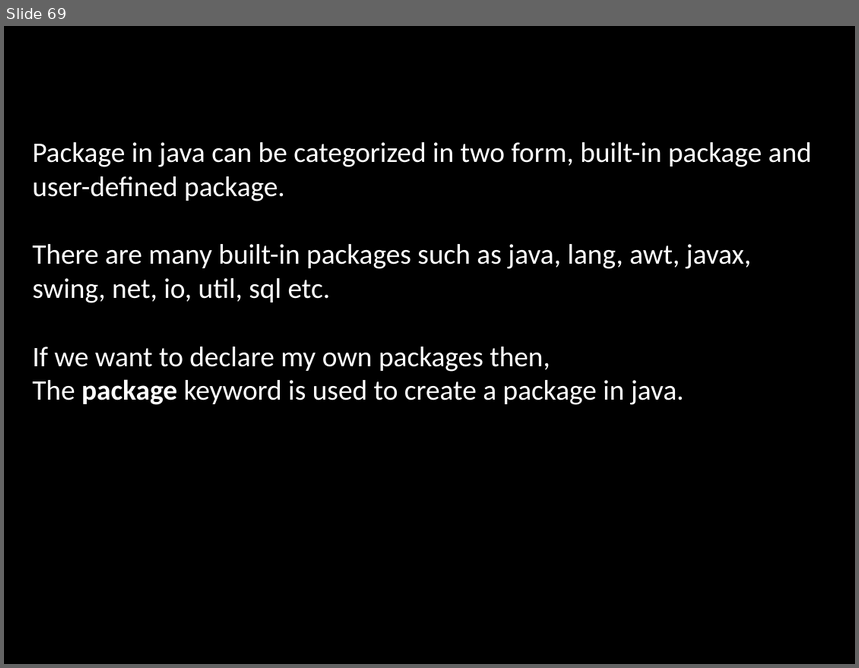
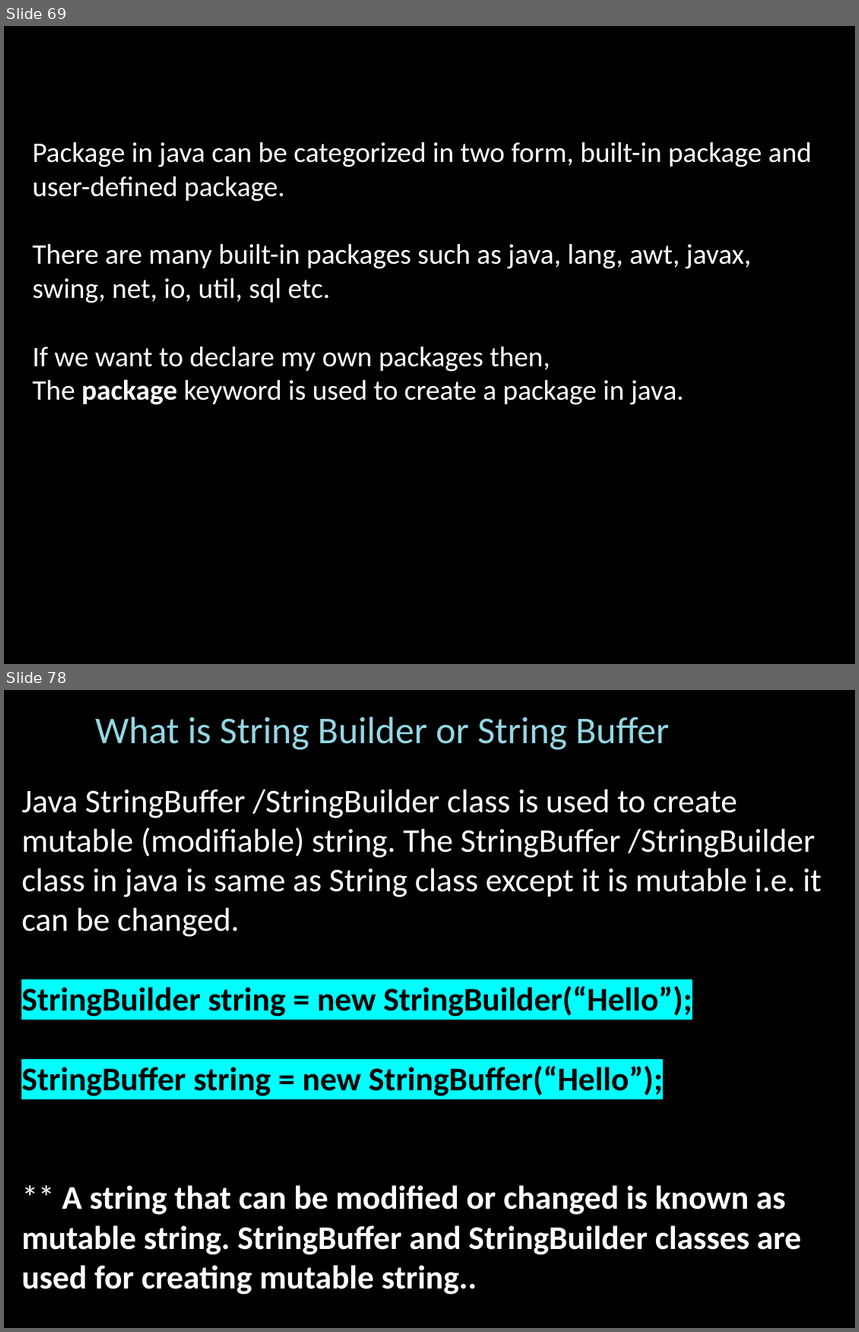
Before and after one commit to shubh1407/JavaTutorials, a slide deck: java_ppt.pptx. Shown one above the other, each under a label of ours: slide 69 before the commit, slides 69 and 78 after it; the slides between them are not shown. The pictures are 859x668 and 859x1332 pixels, drawn with LibreOffice and Linux fonts; fonts in the diff are those of the drawing; background and template pictures are left out. Boxes give left, top, right and bottom in pixels: in the first picture for what was removed or moved away, otherwise in the second. Text is boxed around its words. In the diff, an @@ line names an element or a change of style, - is before the commit and + after.

```diff
--- a/java_ppt.pptx
+++ b/java_ppt.pptx
@@ slide 78 added at box(4, 690, 855, 1328), background picture (left out) @@
@@ subtitle added at box(95, 717, 669, 750), 32 pt, text gradient #9FDBE7 to #94D7E4 to #BFE7EF to #FFFFFF @@
+What is String Builder or String Buffer
@@ text added at box(21, 789, 822, 1295), 28 pt, text #FFFFFF, bold @@
+Java StringBuffer /StringBuilder class is used to create mutable (modifiable) string. The StringBuffer /StringBuilder class in java is same as String class except it is mutable i.e. it can be changed.
+StringBuilder string = new StringBuilder(“Hello”);
+StringBuffer string = new StringBuffer(“Hello”);
+** A string that can be modified or changed is known as mutable string. StringBuffer and StringBuilder classes are used for creating mutable string..
```
Also in this commit, not shown: 11 slides changed, 65 other slides added, 29 other files.
